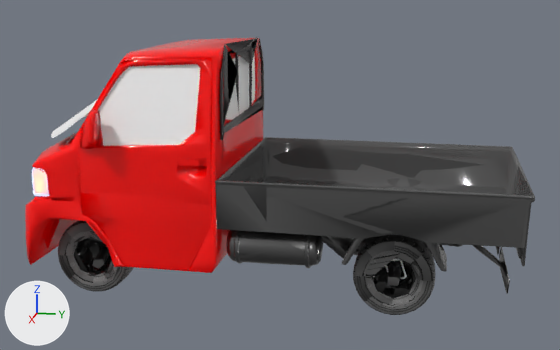
Renders of the glTF model NIGHTSHIFT/public/assets/models/cars/kl_minitruck.glb from each side of a commit.
The view is the same before and after, from a 50 mm lens placed at (6.03, 1.21, 2.42), pointed at (0.02, 0.01, 0.92). The axes (+X, +Y, +Z) are drawn at lower left. The lights are the same throughout. The picture after the commit comes second. Where no turn or scale is listed for an object, it has been applied to the vertices.

In view in the first picture: 'body_0', 'body_2', 'body_2.001', 'body_3', 'body_3.001', 'body_33', 'body_4', 'body_4.001', 'body_9.001', 'door_L_1', 'door_L_2', 'door_L_3', 'door_L_5', 'spin_0', 'spin_1.002' and 13 more.
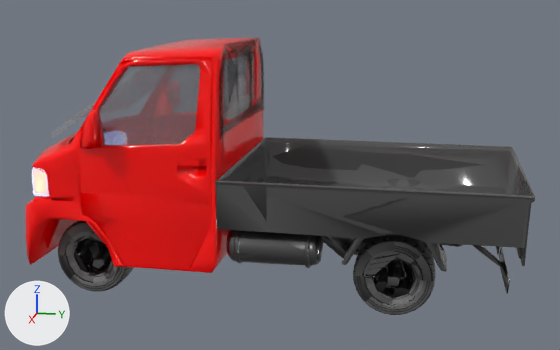
Changed parts and their boxes [x1, y1, x2, y2] in the pictures (560 x 350 px):
'body_4', recoloured
    both: [51, 57, 249, 146]
'body_4.001', recoloured
    both: [52, 53, 255, 146]
'body_9.001', recoloured
    both: [221, 38, 264, 130]
'door_L_3', recoloured
    both: [145, 84, 199, 144]
'body_33', recoloured
    both: [220, 36, 264, 139]

What changed in the scene script:
```text
Add mat_glass_2:
    mat_glass_2 = principled_material('glass_2')
    mat_glass_2.base_color = (0.02, 0.0183, 0.0203)  # black #272527
    mat_glass_2.metallic = 0.1
    mat_glass_2.roughness = 0.04
    mat_glass_2.alpha = 0.32
Add mat_glass:
    mat_glass = principled_material('glass')
    mat_glass.base_color = (0.25, 0.25, 0.27)  # grey #89898e
    mat_glass.metallic = 0.1
    mat_glass.roughness = 0.04
    mat_glass.alpha = 0.32
Change me_lod0_body_4:
    where me_lod0_body_4.from_pydata(...)  # 224 vertices, 216 faces; spans x -0.78..0.78, y -0.74..0.74, z -0.32..0.32
    remove me_lod0_body_4.materials.append(mat_grade_frente_002)  # white #ffffff
    add me_lod0_body_4.materials.append(mat_glass)  # grey #89898e
Change me_lod0_body_33:
    where me_lod0_body_33.from_pydata(...)  # 177 vertices, 224 faces; spans x -0.705..0.705, y -0.013..0.013, z -0.335..0.335
    remove me_lod0_body_33.materials.append(mat_default_obj_005)  # dark grey #504d4e
    add me_lod0_body_33.materials.append(mat_glass_2)  # black #272527
Change me_lod0_door_l_3:
    where me_lod0_door_l_3.from_pydata(...)  # 46 vertices, 44 faces; spans x -0.039..0.039, y -0.222..0.222, z -0.247..0.247
    remove me_lod0_door_l_3.materials.append(mat_grade_frente_002)  # white #ffffff
    add me_lod0_door_l_3.materials.append(mat_glass)  # grey #89898e
Change me_lod0_door_l_5:
    where me_lod0_door_l_5.from_pydata(...)  # 71 vertices, 73 faces; spans x -0.03..0.03, y -0.01..0.01, z -0.223..0.223
    remove me_lod0_door_l_5.materials.append(mat_default_obj_005)  # dark grey #504d4e
    add me_lod0_door_l_5.materials.append(mat_glass_2)  # black #272527
Change me_lod1_body_4:
    where me_lod1_body_4.from_pydata(...)  # 49 vertices, 46 faces; spans x -0.78..0.78, y -0.74..0.74, z -0.32..0.32
    remove me_lod1_body_4.materials.append(mat_grade_frente_002)  # white #ffffff
    add me_lod1_body_4.materials.append(mat_glass)  # grey #89898e
Change me_lod1_body_9:
    where me_lod1_body_9.from_pydata(...)  # 26 vertices, 50 faces; spans x -0.704..0.704, y -0.011..0.011, z -0.337..0.337
    remove me_lod1_body_9.materials.append(mat_default_obj_005)  # dark grey #504d4e
    add me_lod1_body_9.materials.append(mat_glass_2)  # black #272527
```
